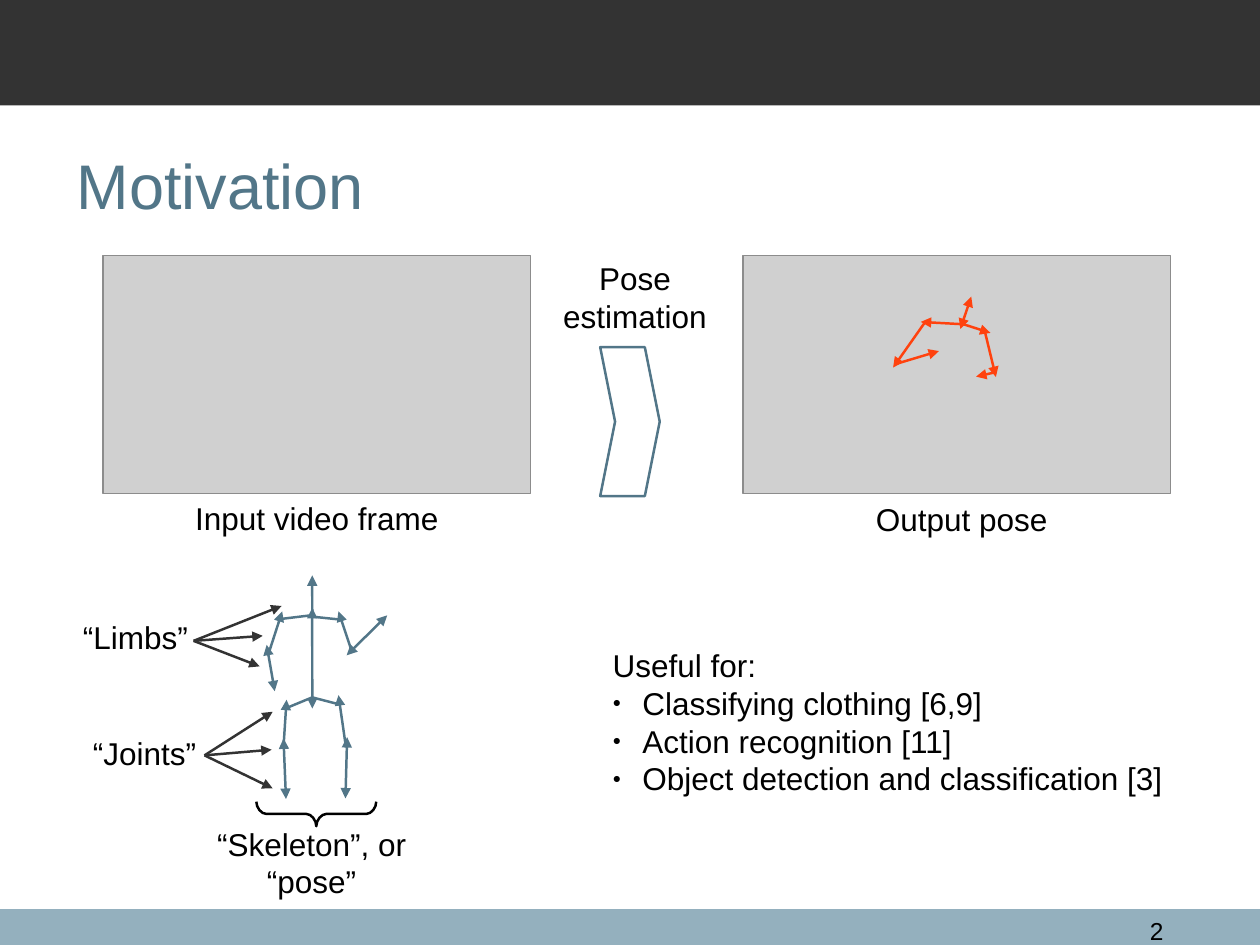
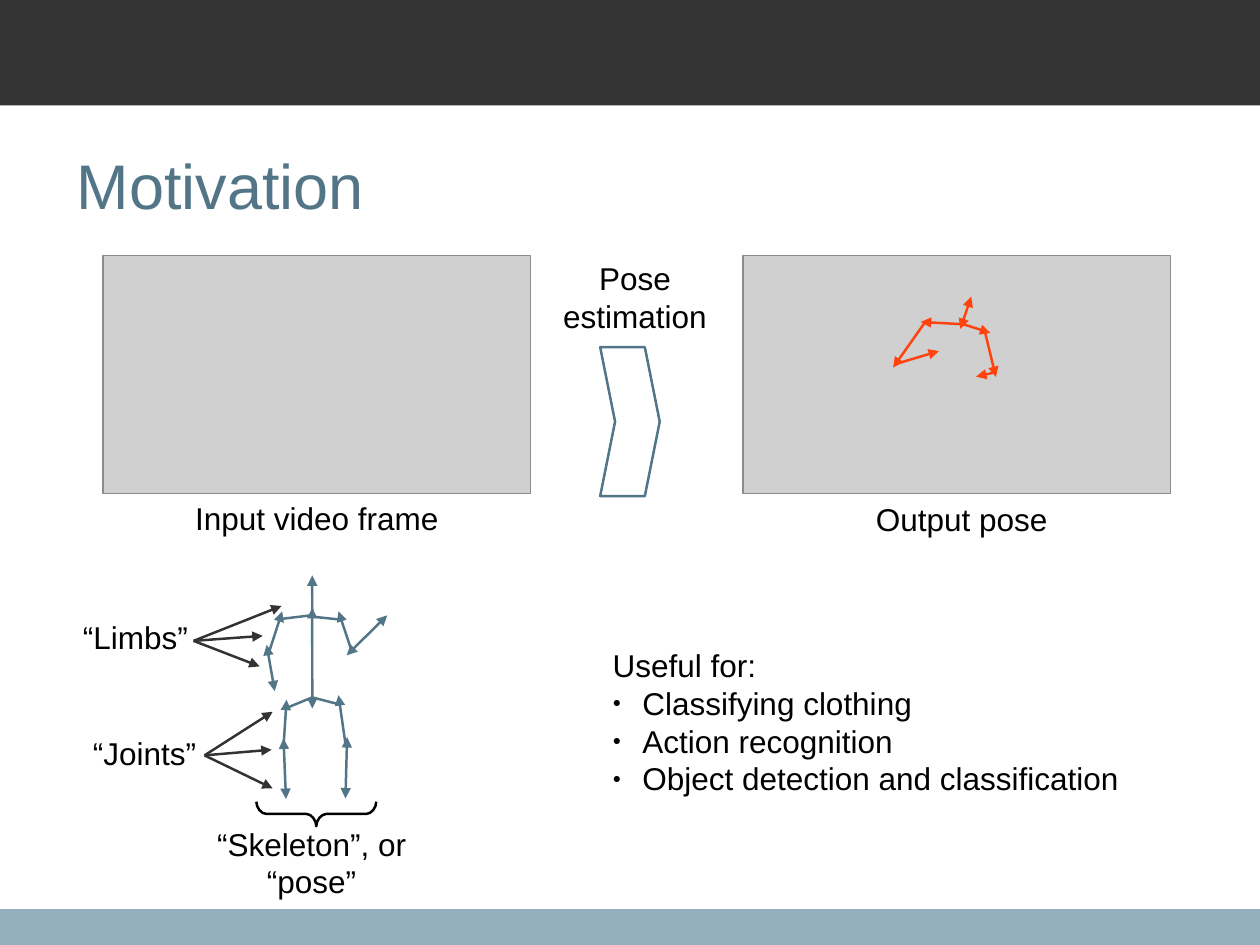
Before and after one commit to qxcv/comp2560, a slide deck: slide 2 of presentation/presentation.odp. Drawn at 1260x945 pixels with LibreOffice and Linux fonts; fonts in the diff are those of the drawing; grey boxes stand for pictures; background and template pictures are left out. Boxes give left, top, right and bottom in pixels: in the first picture for what was removed or moved away, otherwise in the second. Text is boxed around its words. In the diff, an @@ line names an element or a change of style, - is before the commit and + after.

```diff
--- a/presentation/presentation.odp
+++ b/presentation/presentation.odp
@@ text at bbox=[642, 692, 1118, 796]: text changed @@
-● Classifying clothing [6,9]
-● Action recognition [11]
-● Object detection and classification [3]
+● Classifying clothing
+● Action recognition
+● Object detection and classification
@@ page number removed at bbox=[1150, 923, 1164, 940] @@
-2
```
Also in this commit, not shown: 16 other slides changed, 3 other files.
